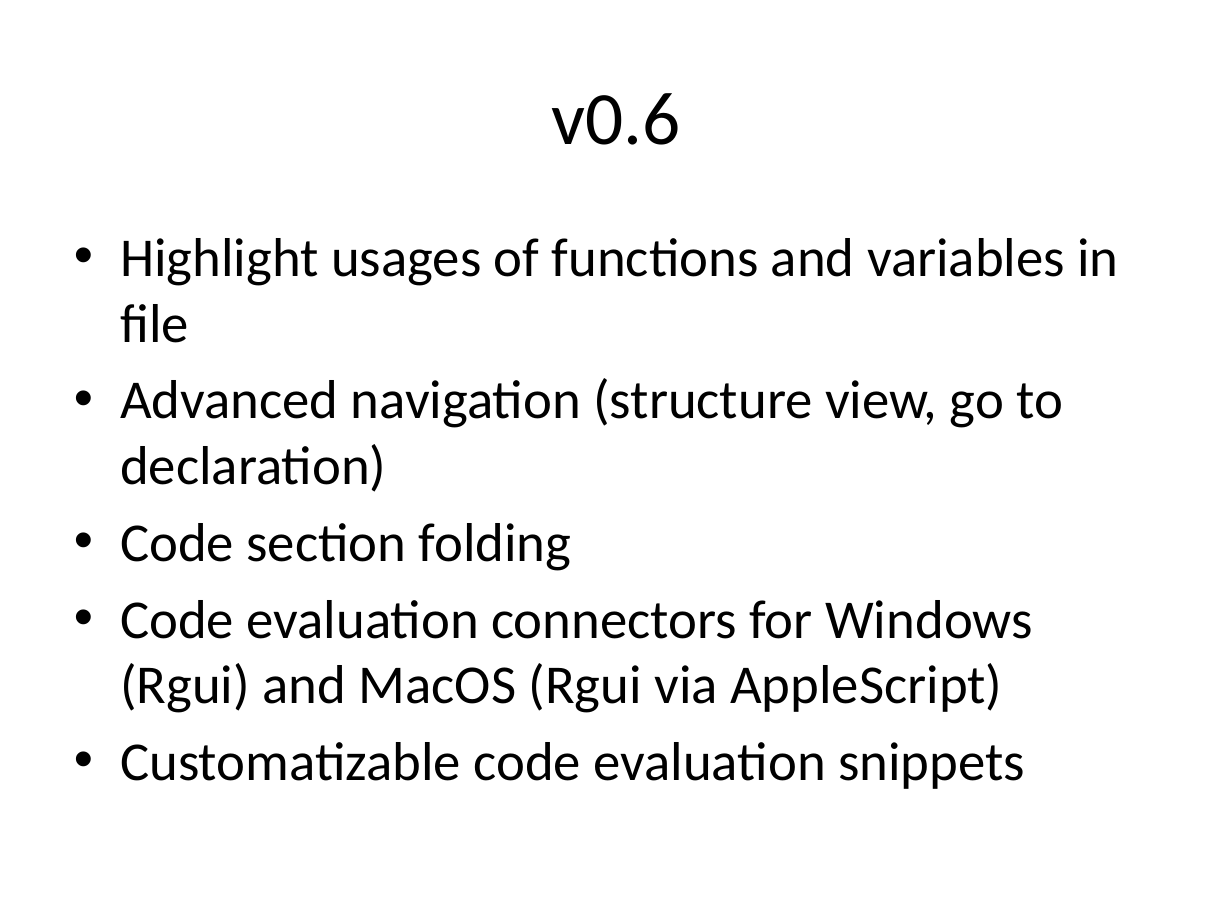
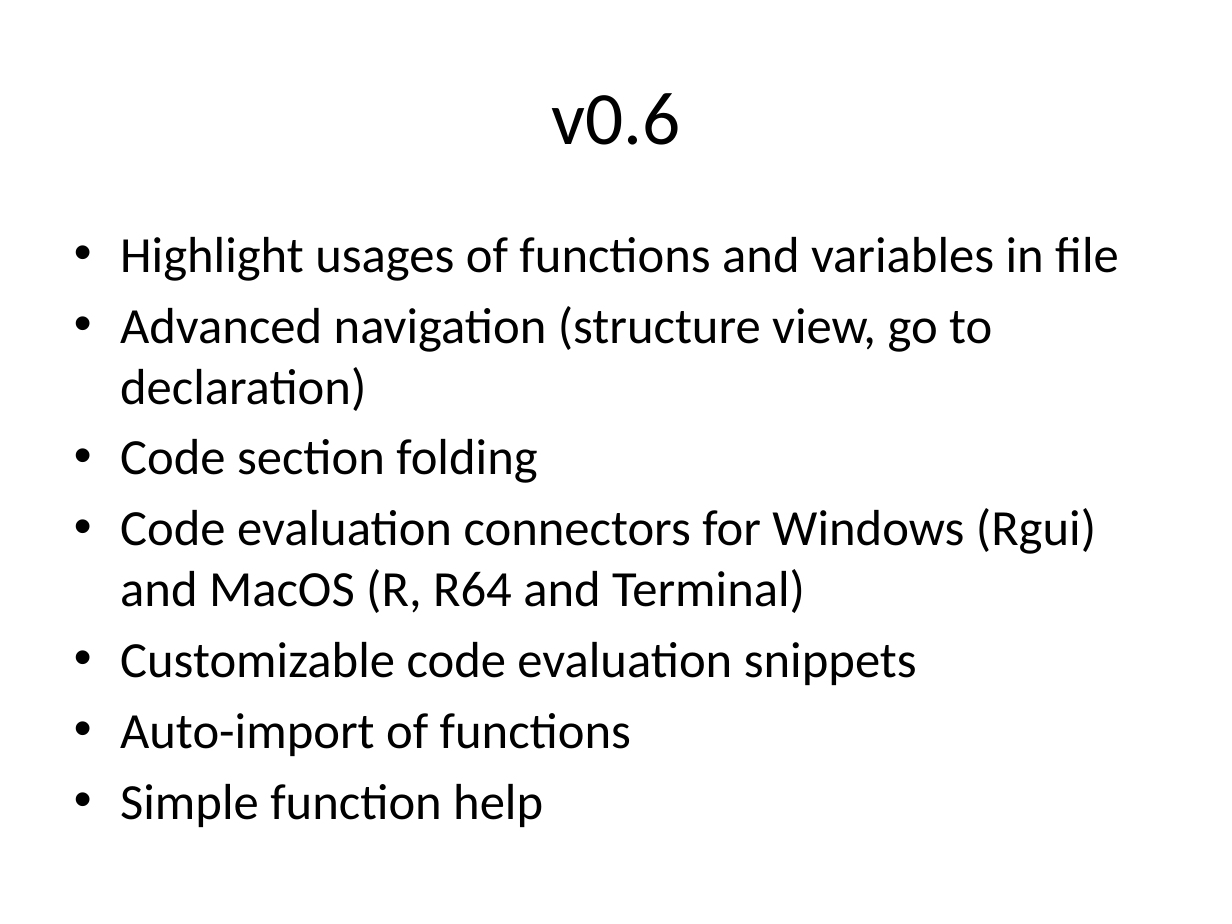
Before and after one commit to holgerbrandl/r4intellij, a slide deck: slide 2 of R4Intellij.pptx. Drawn at 1232x924 pixels with LibreOffice and Linux fonts; fonts in the diff are those of the drawing. Boxes give left, top, right and bottom in pixels: in the first picture for what was removed or moved away, otherwise in the second. Text is boxed around its words. In the diff, an @@ line names an element or a change of style, - is before the commit and + after.

```diff
--- a/R4Intellij.pptx
+++ b/R4Intellij.pptx
@@ text at (120, 237, 1119, 483): size 32 to 29.6 pt in "Highlight usages of functions and variables in ...", "Advanced navigation (structure view, go to declaration)", "Code section folding" @@
@@ text at (120, 508, 1096, 827): text changed; size 32 to 29.6 pt @@
-• Code evaluation connectors for Windows (Rgui) and MacOS (Rgui via AppleScript)
-• Customatizable code evaluation snippets
+• Code evaluation connectors for Windows (Rgui) and MacOS (R, R64 and Terminal)
+• Customizable code evaluation snippets
+• Auto-import of functions
+• Simple function help
```
Also in this commit, not shown: 6 other files.
